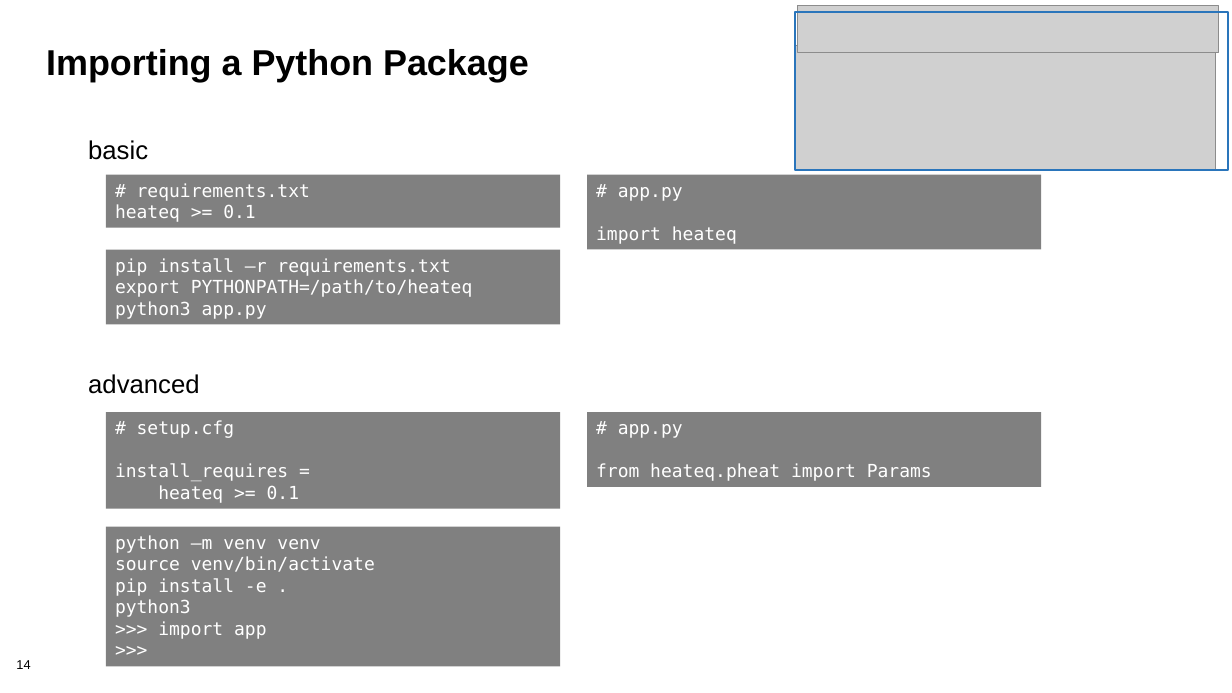
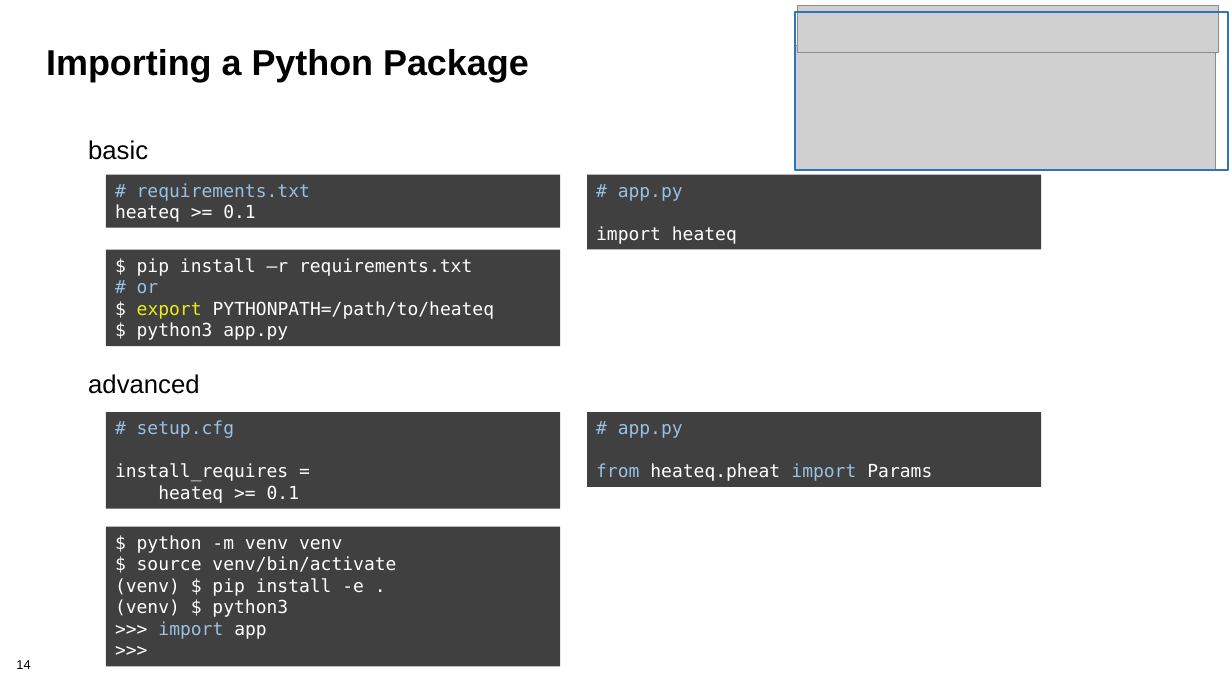
Before and after one commit to bssw-tutorial/presentations, a slide deck: slide 14 of packaging.pptx. Drawn at 1232x693 pixels with LibreOffice and Linux fonts; fonts in the diff are those of the drawing; grey boxes stand for pictures; background and template pictures are left out. Boxes give left, top, right and bottom in pixels: in the first picture for what was removed or moved away, otherwise in the second. Text is boxed around its words. In the diff, an @@ line names an element or a change of style, - is before the commit and + after.

```diff
--- a/packaging.pptx
+++ b/packaging.pptx
@@ text in rectangle at <box>137,183,310,201</box>: text colour #FFFFFF to #98C0E4 in "# requirements.txt" @@
@@ text in rectangle at <box>618,187,683,201</box>: text colour #FFFFFF to #98C0E4 in "# app.py" @@
@@ fill #808080 to #404040 in 5 elements at <box>106,175,560,227</box>, <box>587,175,1041,250</box>, <box>106,412,560,508</box>, <box>106,527,560,666</box>, <box>106,250,560,346</box> @@
@@ rectangle "$ pip install –r requirements.txt": place and size @@
-rectangle "$ pip install –r requirements.txt" at <box>106,250,560,324</box>
+rectangle "$ pip install –r requirements.txt" at <box>106,250,560,346</box>
@@ text in rectangle at <box>137,258,495,340</box>: text changed @@
-pip install –r requirements.txt
-export PYTHONPATH=/path/to/heateq
-python3 app.py
+$ pip install –r requirements.txt
+# or
+$ export PYTHONPATH=/path/to/heateq
+$ python3 app.py
@@ rectangle "# app.py" at <box>587,412,1041,487</box>: text colour #FFFFFF to #98C0E4 in "# app.py", "from import"; fill #808080 to #404040 @@
@@ text in rectangle at <box>137,420,234,438</box>: text colour #FFFFFF to #98C0E4 in "# setup.cfg" @@
@@ text in rectangle at <box>115,535,396,617</box>: text changed @@
-python –m venv venv
-source venv/bin/activate
-pip install -e .
-python3
+$ python -m venv venv
+$ source venv/bin/activate
+(venv) $ pip install -e .
+(venv) $ python3
@@ text in rectangle at <box>158,621,266,639</box>: text colour #FFFFFF to #98C0E4 in "import" @@
```
Also in this commit, not shown: 17 other slides changed, 2 slides added, 1 other file.
